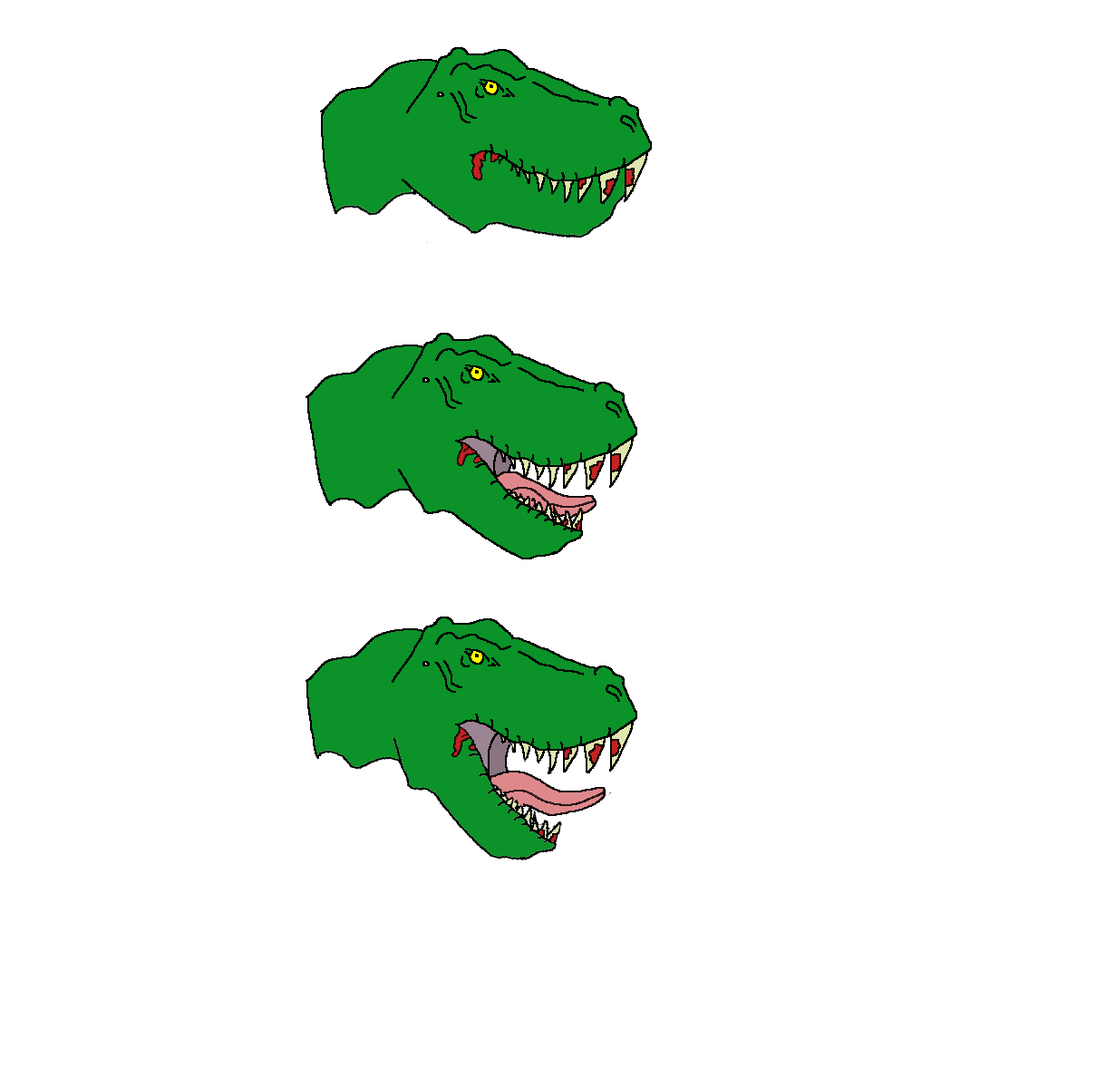
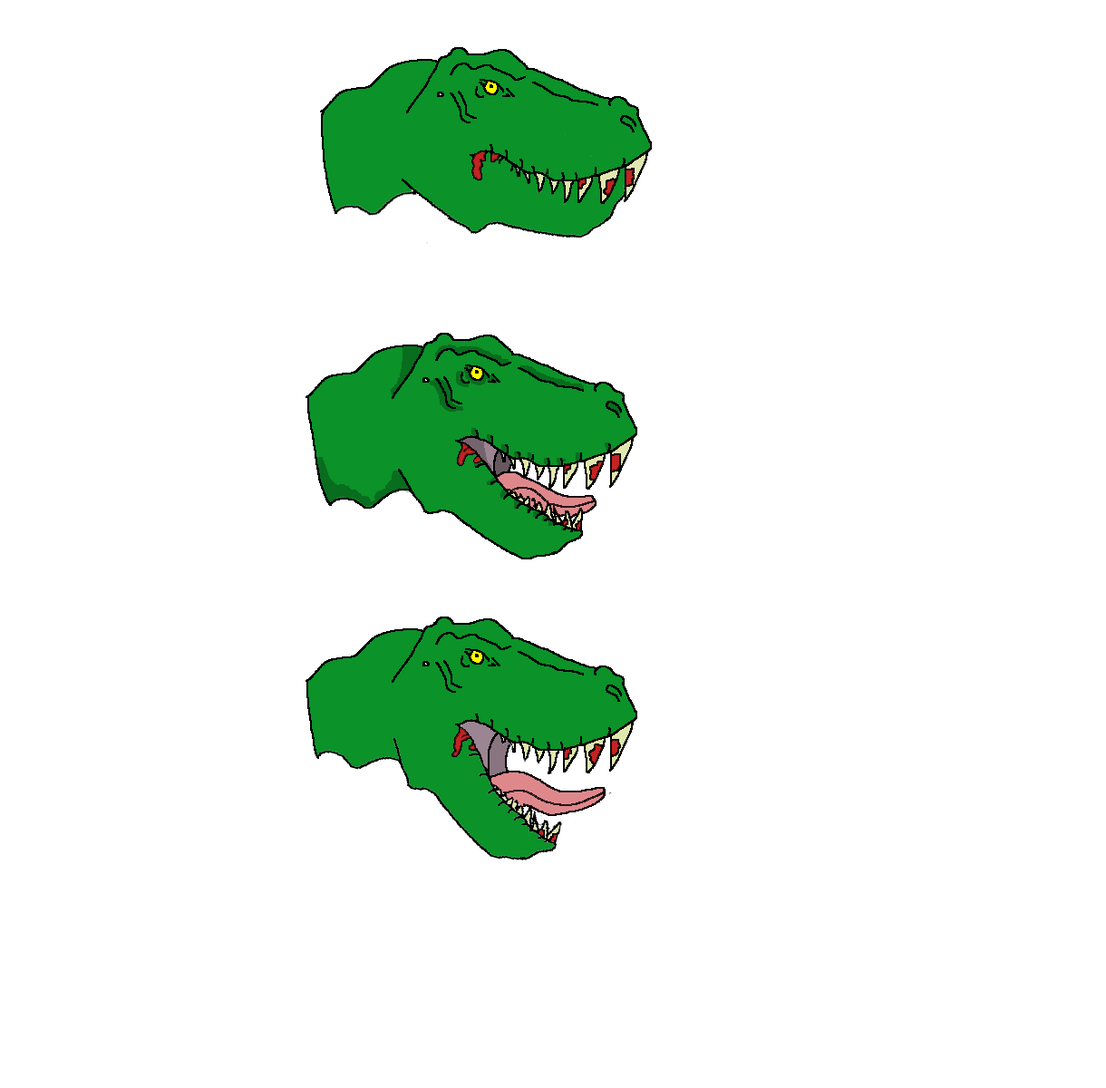
Comparing the layer stacks of the two w=1106, h=1088 images. Changes:
added layer "shading" (25%) above "head" over [316, 344, 622, 531]
